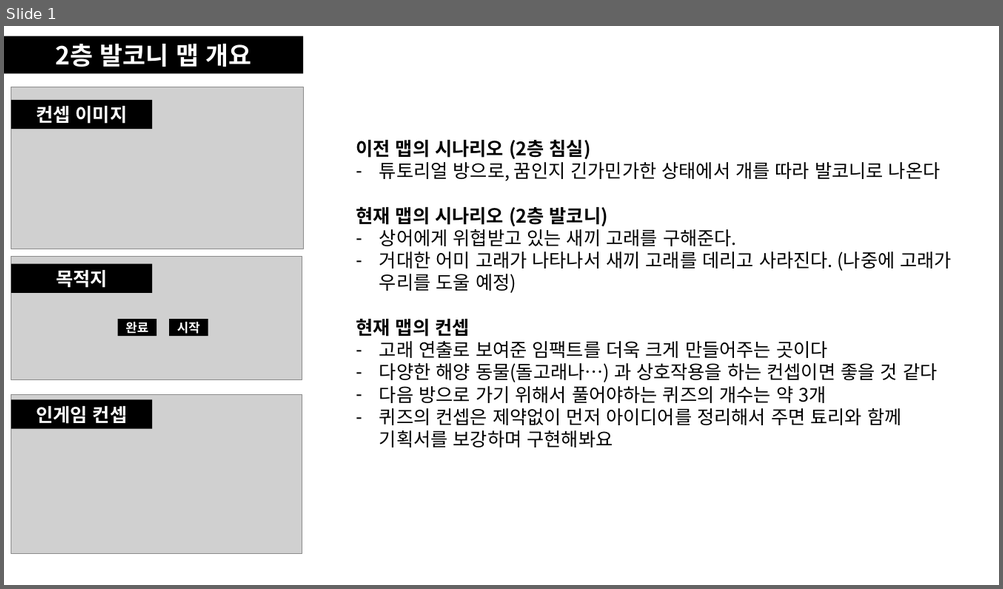
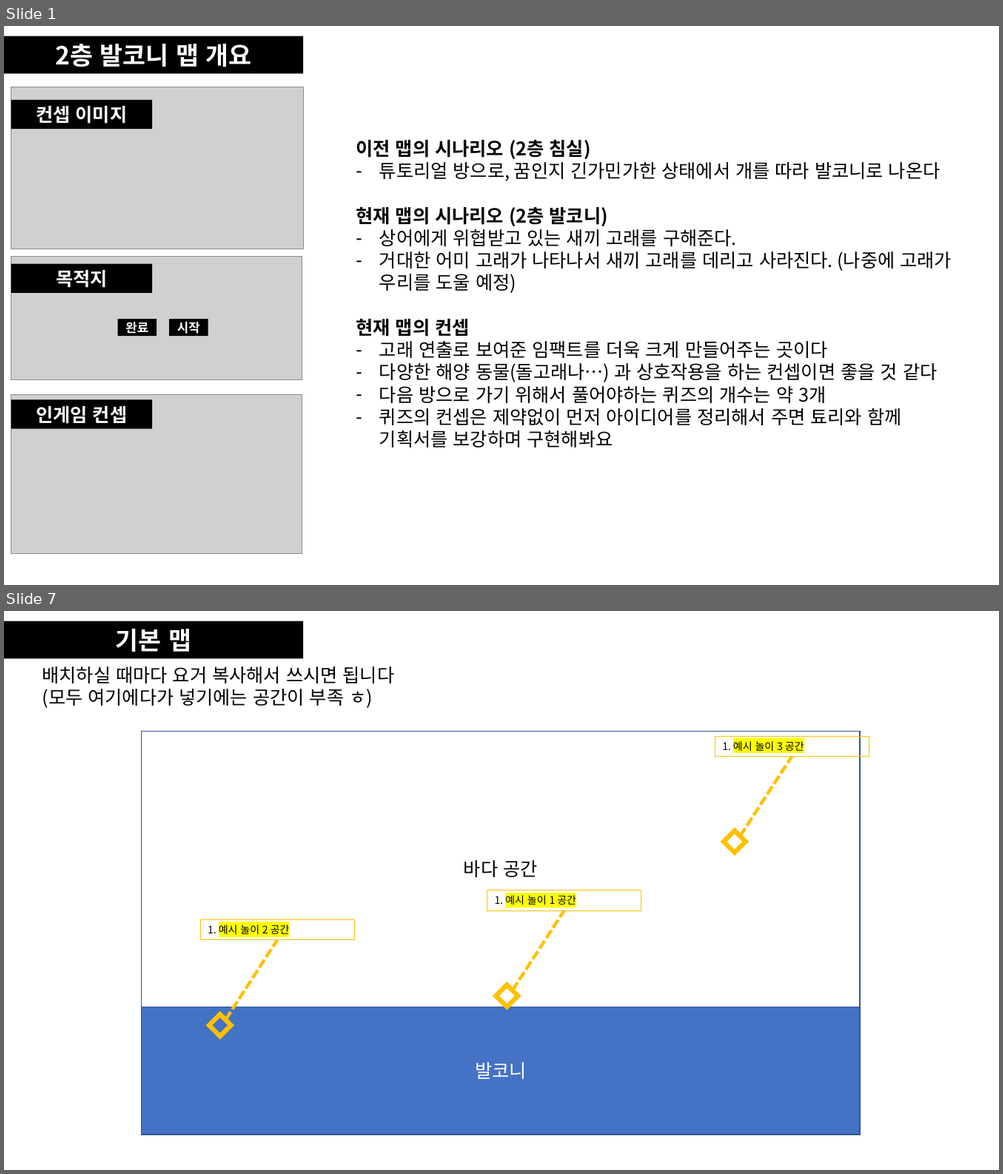
Before and after one commit to khc1201/RoomEscape, a slide deck: Dream/Build/씬 기획.pptx. Shown one above the other, each under a label of ours: slide 1 before the commit, slides 1 and 7 after it; the slides between them are not shown. The pictures are 1003x589 and 1003x1174 pixels, drawn with LibreOffice and Linux fonts; fonts in the diff are those of the drawing; grey boxes stand for pictures. Boxes give left, top, right and bottom in pixels: in the first picture for what was removed or moved away, otherwise in the second. Text is boxed around its words. In the diff, an @@ line names an element or a change of style, - is before the commit and + after.

```diff
--- a/Dream/Build/씬 기획.pptx
+++ b/Dream/Build/씬 기획.pptx
@@ slide 7 added at <box>4,611,999,1170</box>, background #FFFFFF @@
@@ rectangle added at <box>4,621,303,659</box>, fill #000000, 24 pt, text #FFFFFF, bold @@
+기본 맵
@@ text added at <box>42,667,395,708</box>, 18 pt, text #000000 @@
+배치하실 때마다 요거 복사해서 쓰시면 됩니다
+(모두 여기에다가 넣기에는 공간이 부족 ㅎ)
@@ rectangle added at <box>142,731,859,1007</box>, fill #FFFFFF, outline #325491 1 pt, 18 pt, text #000000 @@
+바다 공간
@@ rectangle added at <box>715,736,869,757</box>, outline #FFC000 0.75 pt, 10 pt, text #000000 @@
+1. 예시 놀이 3 공간
@@ line added from (740, 836) to (792, 757), #FFC000 3 pt dashed @@
@@ rectangle added at <box>724,831,746,853</box>, outline #FFC000 4.5 pt @@
@@ rectangle added at <box>487,891,641,911</box>, outline #FFC000 0.75 pt, 10 pt, text #000000 @@
+1. 예시 놀이 1 공간
@@ rectangle added at <box>200,920,354,940</box>, outline #FFC000 0.75 pt, 10 pt, text #000000 @@
+1. 예시 놀이 2 공간
@@ line added from (512, 991) to (564, 911), #FFC000 3 pt dashed @@
@@ line added from (225, 1020) to (277, 940), #FFC000 3 pt dashed @@
@@ rectangle added at <box>496,985,518,1008</box>, outline #FFC000 4.5 pt @@
@@ rectangle added at <box>142,1007,859,1135</box>, fill #4472C4, outline #325491 1 pt, 18 pt, text #FFFFFF @@
+발코니
@@ rectangle added at <box>209,1014,231,1037</box>, outline #FFC000 4.5 pt @@
```
Also in this commit, not shown: 2 slides changed, 6 other slides added, 2 slides removed, 36 other files.
